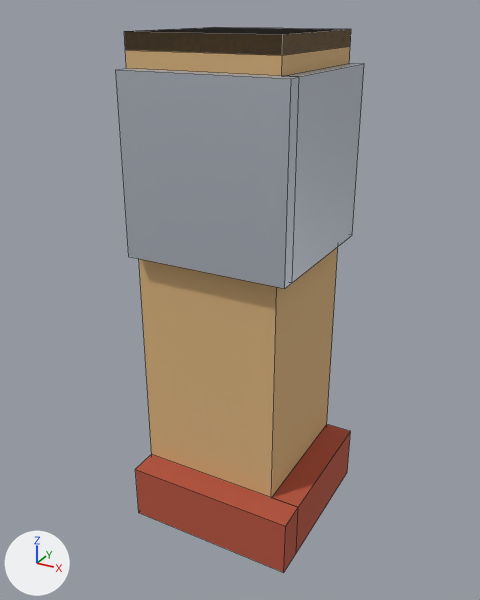
Two versions of the Blender file assets/managed-models/workshop-interior/wall-corner/wall-corner.blend, one commit apart.
One viewpoint serves both versions: a camera (50 mm lens) standing at (0.383, -0.641, 0.518) and looking at (0.083, -0.096, 0.246). Lighting does not change. The marker at lower left points along +X, +Y and +Z. The picture after the commit comes second. Mesh edges are drawn as thin lines.

In view in the first picture: 'wall-corner'.
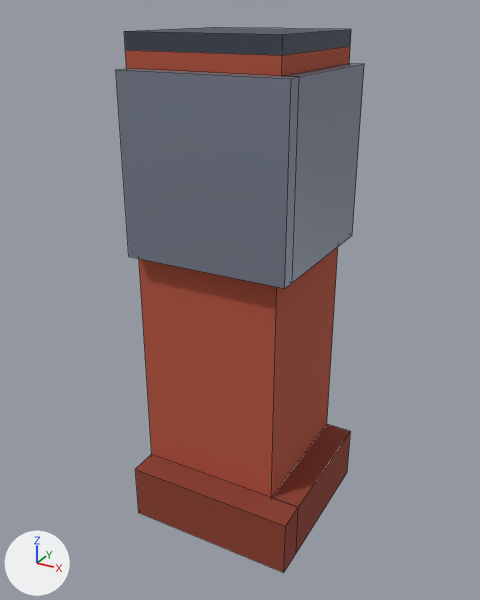
What the commit changed:
me_wall_corner has 48 vertices, 36 faces and spans x 0.0..0.18, y -0.18..0.0, z 0.0..0.5.
me_wall_corner is used by ob_wall_corner; location (0.0, 0.0, 0.0).
Before the commit, vertices of me_wall_corner: 4 (0.0, -0.15, 0.5) at pixel (124, 31), 5 (0.15, -0.15, 0.5) at pixel (282, 34), 6 (0.15, 0.0, 0.5) at pixel (351, 29), 7 (0.0, 0.0, 0.5) at pixel (214, 27).
Part 1, on me_wall_corner:
Vertices 4 to 7 of me_wall_corner move by (0.0, 0.0, -0.015).
me_wall_corner part 2: texture (UV) coordinates of 36 of 36 faces, centred in x 0.0..0.18, y -0.18..0.0, z 0.0..0.5, changed; they spanned u 0.19..0.94, v 0.5..0.83 and now span u 0.06..0.94, v 0.17..0.83.

Changed parts and their boxes [x1, y1, x2, y2] in the pictures (480 x 600 px; the box of a moved part takes in the faces that stretch with it):
'wall-corner', reshaped, surface changed (darker): [116, 27, 364, 573] in both
part 1 of me_wall_corner, moved or reshaped: before [124, 29, 351, 498]; after [125, 47, 350, 498]
part 2 of me_wall_corner, surface changed (darker): [116, 27, 364, 573] in both
